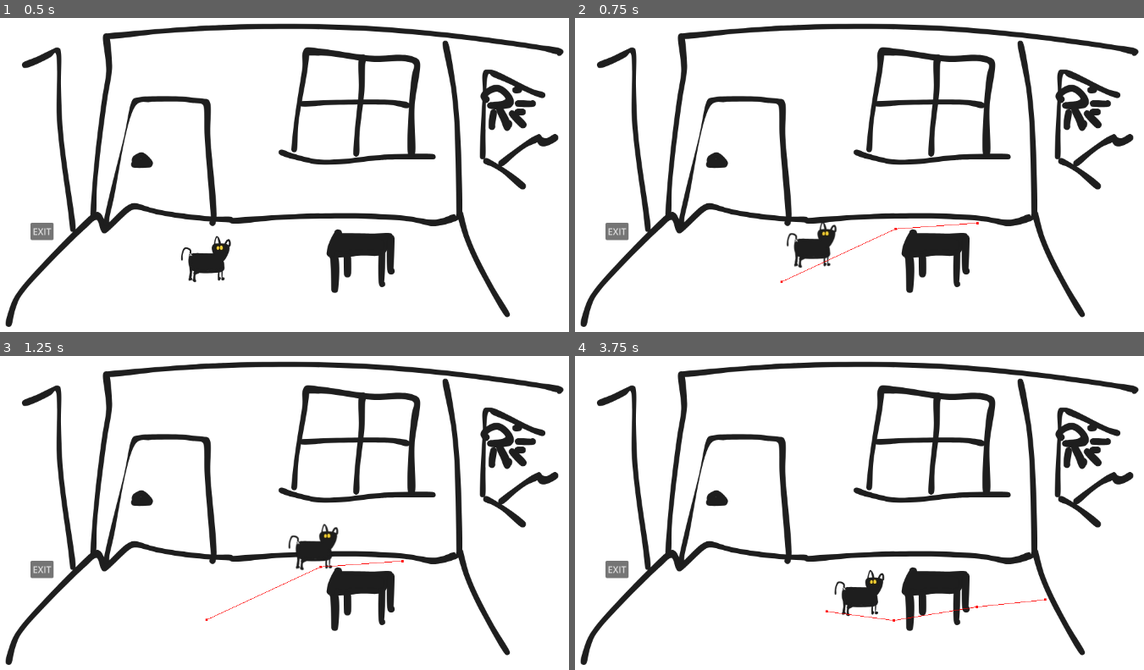
Above: before the commit, frames 1-4 (two rows, left to right).
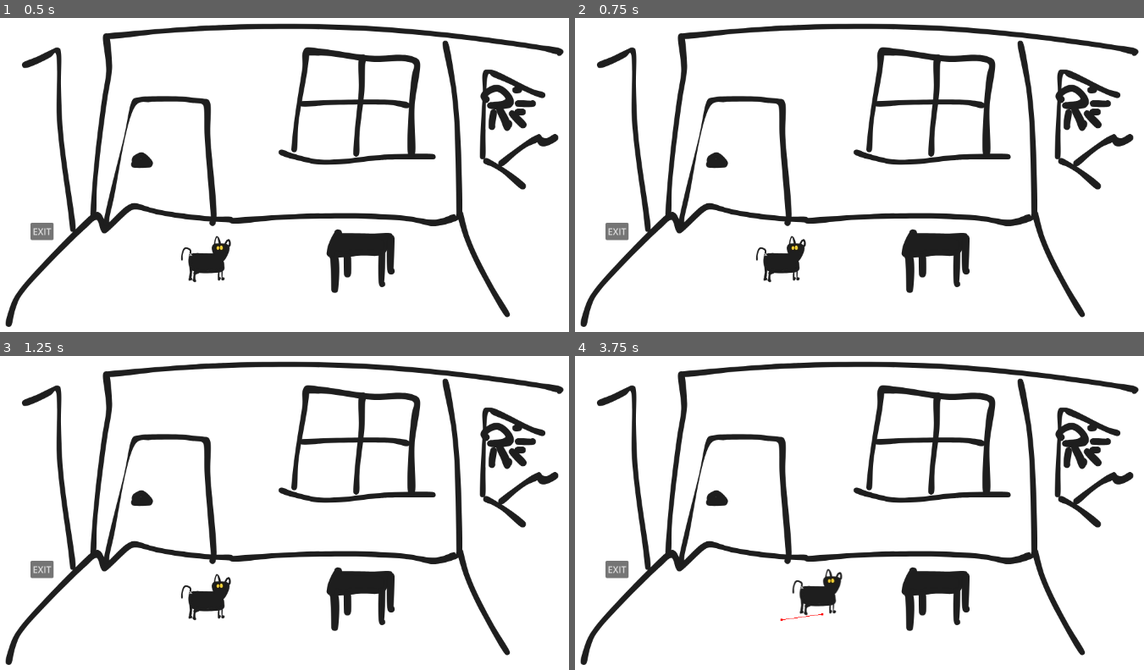
Above: after the commit, the same moments.

Repository: rafzielinski/2d-point-and-click
Game: Godot game, scene res://world.tscn
The game is run twice, just before and just after one commit, with the same random seed, the same clock (stepped at 60 frames per second) and the same inputs.
Inputs (mouse positions are in pixels of both pictures, inside the frame that each line leads up to):
- Up to frame 1 (0.5 s): no input
- Up to frame 2 (0.75 s): tap Enter at 0.5 s; move the mouse to (1007, 162) at 0.52 s; press the mouse at (1007, 162) at 0.53 s
- Up to frame 3 (1.25 s): no input
- Up to frame 4 (3.75 s): move the mouse to (722, 547) at 1.27 s; release the mouse at (722, 547) at 1.28 s; click (722, 547) at 1.35 s; move the mouse to (922, 425) at 2.02 s; press the mouse at (922, 425) at 2.03 s; move the mouse to (819, 613) at 2.77 s; release the mouse at (819, 613) at 2.78 s; click (819, 613) at 2.85 s; move the mouse to (1058, 591) at 3.52 s; press the mouse at (1058, 591) at 3.53 s

Frame 1 is identical in both runs. In frame 2, 1.2% of the frame differs, in the area x 31-71%, y 64-85%; in frame 3, 1.3%; in frame 4, 1.4%, in the area x 36-83%, y 67-85%.

Commit message:
lock movement to navigation region

Diff:
--- a/movement.gd
+++ b/movement.gd
@@ -21,6 +21,8 @@
 var current_nav_layer: int = 1
 var target_nav_layer: int = 1
 var transitioning_to_layer: bool = false
+var final_target_position: Vector2 = Vector2.ZERO
+var is_animating_transition: bool = false
 
 
 func _ready() -> void:
@@ -34,8 +36,17 @@
 
 func _input(event: InputEvent) -> void:
 	if event.is_action_pressed("click"):
+		# Don't accept new clicks while animating transition
+		if is_animating_transition:
+			return
+
 		# Get the clicked position in world coordinates
 		var target_position = get_global_mouse_position()
+
+		# Check if the clicked position is within any valid navigation polygon
+		if not is_position_on_navigation_map(target_position):
+			print("Clicked outside navigation regions - ignoring click")
+			return
 
 		# Check if click is on Window region (layer 2)
 		var clicked_layer = get_clicked_navigation_layer(target_position)
@@ -44,16 +55,23 @@
 			# Clicked on different layer - set up transition
 			target_nav_layer = clicked_layer
 			transitioning_to_layer = true
-			# First navigate to a transition point in current region
+			final_target_position = target_position
+
+			# Navigate as far as possible on current layer
+			# The navigation will stop at the edge of the current layer
 			nav_agent.target_position = target_position
+			print("Clicked layer: ", clicked_layer, " - transitioning from layer ", current_nav_layer)
 		else:
 			# Clicked on same layer - normal navigation
 			nav_agent.target_position = target_position
-
-		print("Clicked layer: ", clicked_layer, " Current layer: ", current_nav_layer)
+			print("Clicked on current layer: ", clicked_layer)
 
 
 func _physics_process(delta: float) -> void:
+	# Don't process navigation if we're animating a transition
+	if is_animating_transition:
+		return
+
 	# Check if navigation is finished
 	if nav_agent.is_navigation_finished():
 		# If we were on a squish link and finished navigating, unsquish
@@ -63,7 +81,7 @@
 
 		# Check if we should transition to another layer
 		if transitioning_to_layer:
-			switch_to_layer(target_nav_layer)
+			animate_layer_transition()
 			transitioning_to_layer = false
 
 		return
@@ -130,21 +148,23 @@
 
 			print("Transitioning through window link")
 
+# Check if a position is within any navigation polygon on the map
+func is_position_on_navigation_map(position: Vector2) -> bool:
+	var map = nav_agent.get_navigation_map()
+
+	# Use NavigationServer2D to get the closest point on the navigation mesh
+	var closest_point = NavigationServer2D.map_get_closest_point(map, position)
+
+	# If the closest point is very close to our target position, we're on the nav mesh
+	# Use a small threshold to account for floating point precision
+	var distance_threshold = 5.0  # pixels
+	var distance = position.distance_to(closest_point)
+
+	return distance < distance_threshold
+
 # Helper function to detect which navigation layer was clicked
+# Returns: 1 = layer 1, 2 = layer 2
 func get_clicked_navigation_layer(position: Vector2) -> int:
-	# Get the navigation server
-	var nav_server = NavigationServer2D
-
-	# Query the map for the clicked position on both layers
-	# Layer 2 (Window region)
-	var map_layer_2 = nav_agent.get_navigation_map()
-
-	# Create a query for layer 2 (window navigation)
-	# Check if the position is within the window navigation region
-	var space_state = get_world_2d().direct_space_state
-	var query = PhysicsPointQueryParameters2D.new()
-	query.position = position
-
 	# For simplicity, we'll check proximity to known Window region
 	# The Window region is roughly at position 1024, 507 based on the scene
 	var window_center = Vector2(1050, 507)
@@ -157,6 +177,39 @@
 	# Otherwise, it's the main navigation layer
 	return 1
 
+# Animate the transition from current position to target position on new layer
+func animate_layer_transition() -> void:
+	is_animating_transition = true
+
+	# Calculate transition duration based on distance
+	var distance = global_position.distance_to(final_target_position)
+	var transition_duration = distance / speed
+
+	# Cancel any existing tween
+	if tween:
+		tween.kill()
+
+	# Create a new tween for the transition
+	tween = create_tween()
+	tween.set_ease(Tween.EASE_IN_OUT)
+	tween.set_trans(Tween.TRANS_CUBIC)
+
+	# Animate position to the target
+	tween.tween_property(self, "global_position", final_target_position, transition_duration)
+
+	# When transition completes, switch layers and reset state
+	tween.finished.connect(_on_transition_finished)
+
+	print("Animating transition from ", global_position, " to ", final_target_position)
+
+# Called when the layer transition animation finishes
+func _on_transition_finished() -> void:
+	# Switch to the new navigation layer
+	switch_to_layer(target_nav_layer)
+	is_animating_transition = false
+
+	print("Transition animation completed")
+
 # Switch the player to a different navigation layer
 func switch_to_layer(layer: int) -> void:
 	current_nav_layer = layer
@@ -166,6 +219,3 @@
 	nav_agent.set_navigation_layer_value(2, layer == 2)
 
 	print("Switched to navigation layer: ", layer)
-
-	# Optionally, you could trigger an animation or effect here
-	# For example, a fade effect or a special transition animation
--- a/project.godot
+++ b/project.godot
@@ -12,7 +12,7 @@
 
 config/name="2D-point-and-click"
 run/main_scene="uid://bejufuo11rnll"
-config/features=PackedStringArray("4.4", "Mobile")
+config/features=PackedStringArray("4.5", "Mobile")
 config/icon="res://icon.svg"
 
 [display]
--- a/world.tscn
+++ b/world.tscn
@@ -4,15 +4,15 @@
 [ext_resource type="Script" uid="uid://c0e7l8soa65fk" path="res://movement.gd" id="2_aqk2v"]
 [ext_resource type="Texture2D" uid="uid://dtrvduh4njhaq" path="res://assets/cot.png" id="3_tlwt5"]
 
+[sub_resource type="NavigationPolygon" id="NavigationPolygon_tlwt5"]
+vertices = PackedVector2Array(1215.77, 493.797, 1216.17, 498.562, 1024.27, 508.906, 960.344, 488.453, 960.422, 488.156)
+polygons = Array[PackedInt32Array]([PackedInt32Array(0, 1, 2, 3, 4)])
+outlines = Array[PackedVector2Array]([PackedVector2Array(948, 495, 1023, 519, 1227, 508, 1225, 484, 953, 478)])
+
 [sub_resource type="NavigationPolygon" id="NavigationPolygon_aqk2v"]
 vertices = PackedVector2Array(1162.08, 743.227, 1161.09, 631.742, 1257, 638.594, 1338.36, 778.953, 931.617, 860.867, 1029.4, 753.797, 864.531, 629.031, 1024.39, 621.461, 494.898, 808.242, 691.141, 604.539, 640.203, 649.117, 499.602, 760.508, 623.672, 635.508)
 polygons = Array[PackedInt32Array]([PackedInt32Array(0, 1, 2, 3), PackedInt32Array(0, 3, 4, 5), PackedInt32Array(6, 7, 5, 4, 8), PackedInt32Array(9, 6, 8, 10), PackedInt32Array(10, 8, 11, 12)])
 outlines = Array[PackedVector2Array]([PackedVector2Array(490, 756, 623, 622, 640, 636, 688, 594, 865, 619, 1034, 611, 1039, 743, 1152, 734, 1151, 621, 1263, 629, 1354, 786, 932, 871, 484, 817)])
-
-[sub_resource type="NavigationPolygon" id="NavigationPolygon_tlwt5"]
-vertices = PackedVector2Array(1215.77, 493.797, 1216.17, 498.562, 1024.27, 508.906, 960.344, 488.453, 960.422, 488.156)
-polygons = Array[PackedInt32Array]([PackedInt32Array(0, 1, 2, 3, 4)])
-outlines = Array[PackedVector2Array]([PackedVector2Array(948, 495, 1023, 519, 1227, 508, 1225, 484, 953, 478)])
 
 [sub_resource type="NavigationPolygon" id="NavigationPolygon_036b0"]
 vertices = PackedVector2Array(1168.43, 623.688, 1167.57, 638.711, 1020.17, 634.32, 1021.89, 619.273)
@@ -29,12 +29,12 @@
 offset_bottom = 1080.0
 texture = ExtResource("1_fj7yv")
 
+[node name="Window" type="NavigationRegion2D" parent="."]
+navigation_polygon = SubResource("NavigationPolygon_tlwt5")
+navigation_layers = 2
+
 [node name="NavigationRegion2D" type="NavigationRegion2D" parent="."]
 navigation_polygon = SubResource("NavigationPolygon_aqk2v")
-
-[node name="Window" type="NavigationRegion2D" parent="NavigationRegion2D"]
-navigation_polygon = SubResource("NavigationPolygon_tlwt5")
-navigation_layers = 2
 
 [node name="NavigationLink2D" type="NavigationLink2D" parent="NavigationRegion2D"]
 position = Vector2(1108, 709)
Not shown, changed: assets/Untitled design.png.import
Not shown, changed: assets/cot.png.import
Not shown, changed: icon.svg.import
